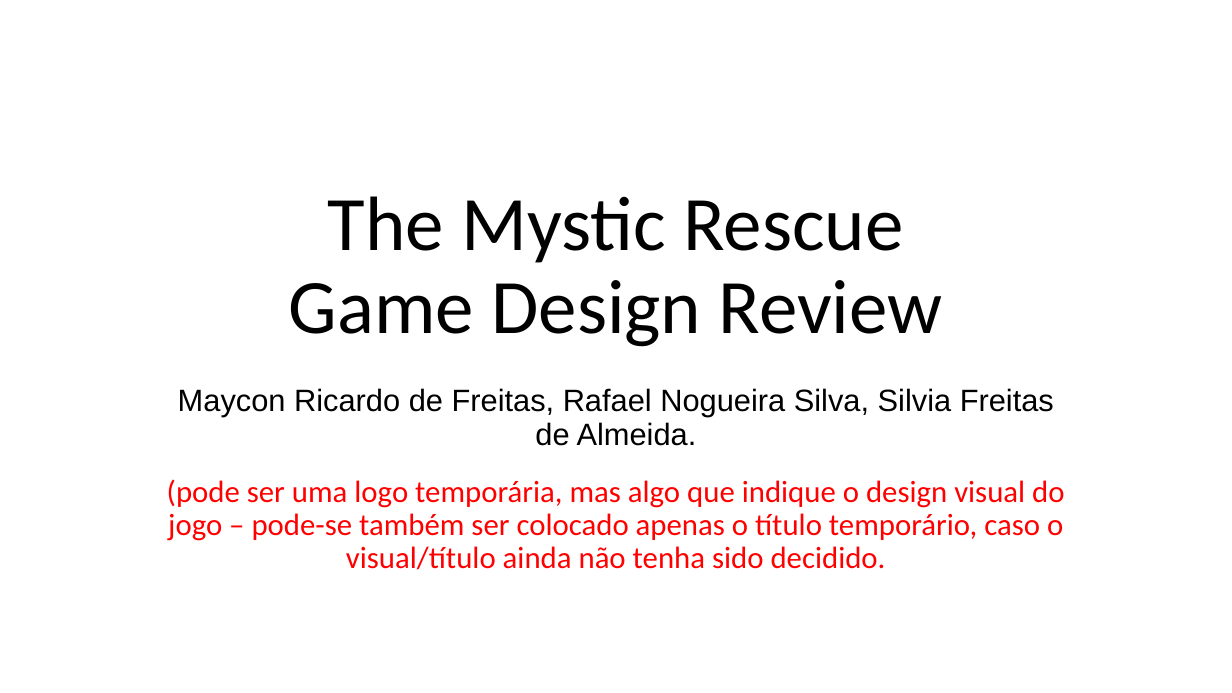
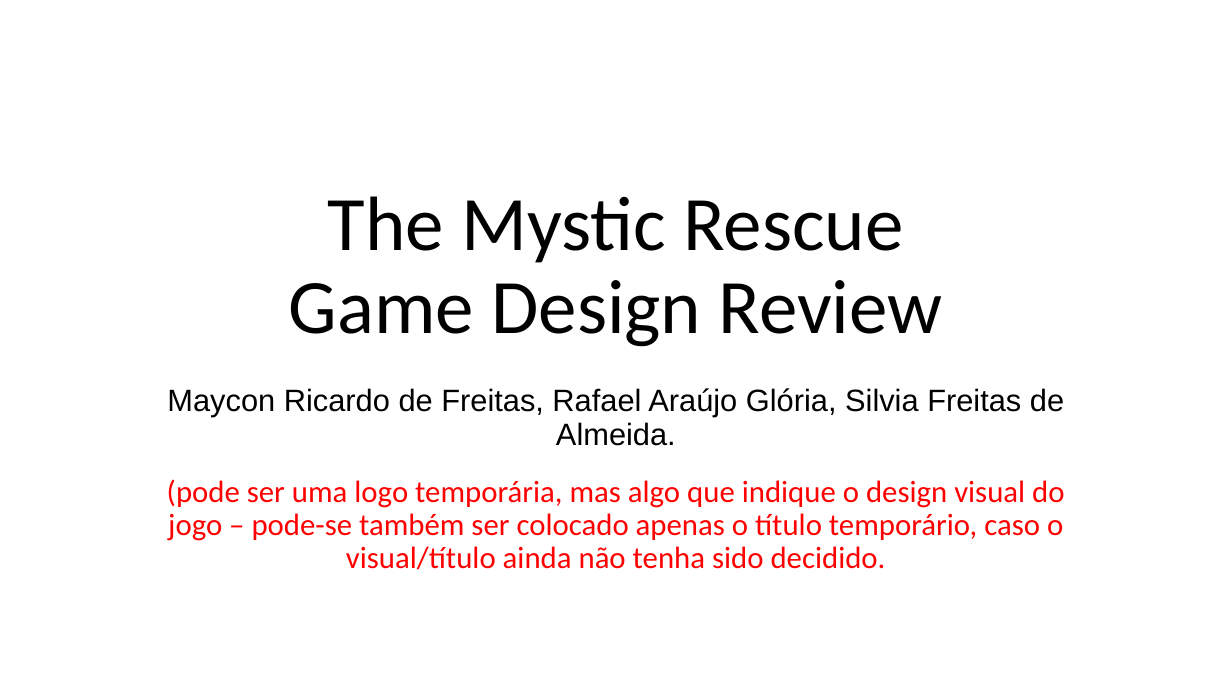
Before and after one commit to T1E3-Jogos-Digitais-PUC/the-mystic-rescue, a slide deck: slide 1 of Assets/Docs/The Mystic Rescue GDR.pptx. Drawn at 1232x693 pixels with LibreOffice and Linux fonts; fonts in the diff are those of the drawing. Boxes give left, top, right and bottom in pixels: in the first picture for what was removed or moved away, otherwise in the second. Text is boxed around its words. In the diff, an @@ line names an element or a change of style, - is before the commit and + after.

```diff
--- a/Assets/Docs/The Mystic Rescue GDR.pptx
+++ b/Assets/Docs/The Mystic Rescue GDR.pptx
@@ text at box(167, 388, 1064, 446): text changed @@
-Maycon Ricardo de Freitas, Rafael Nogueira Silva, Silvia Freitas de Almeida.
+Maycon Ricardo de Freitas, Rafael Araújo Glória, Silvia Freitas de Almeida.
```
Also in this commit, not shown: 11 other files.
